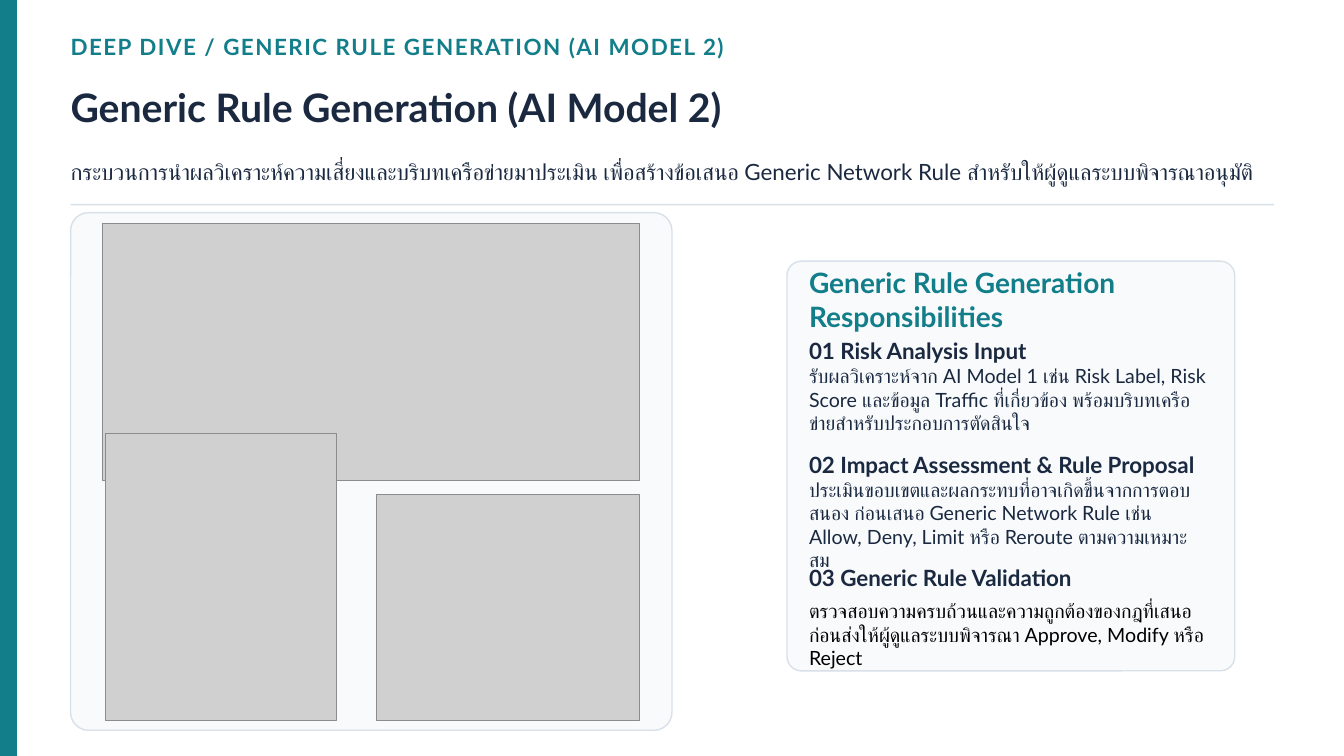
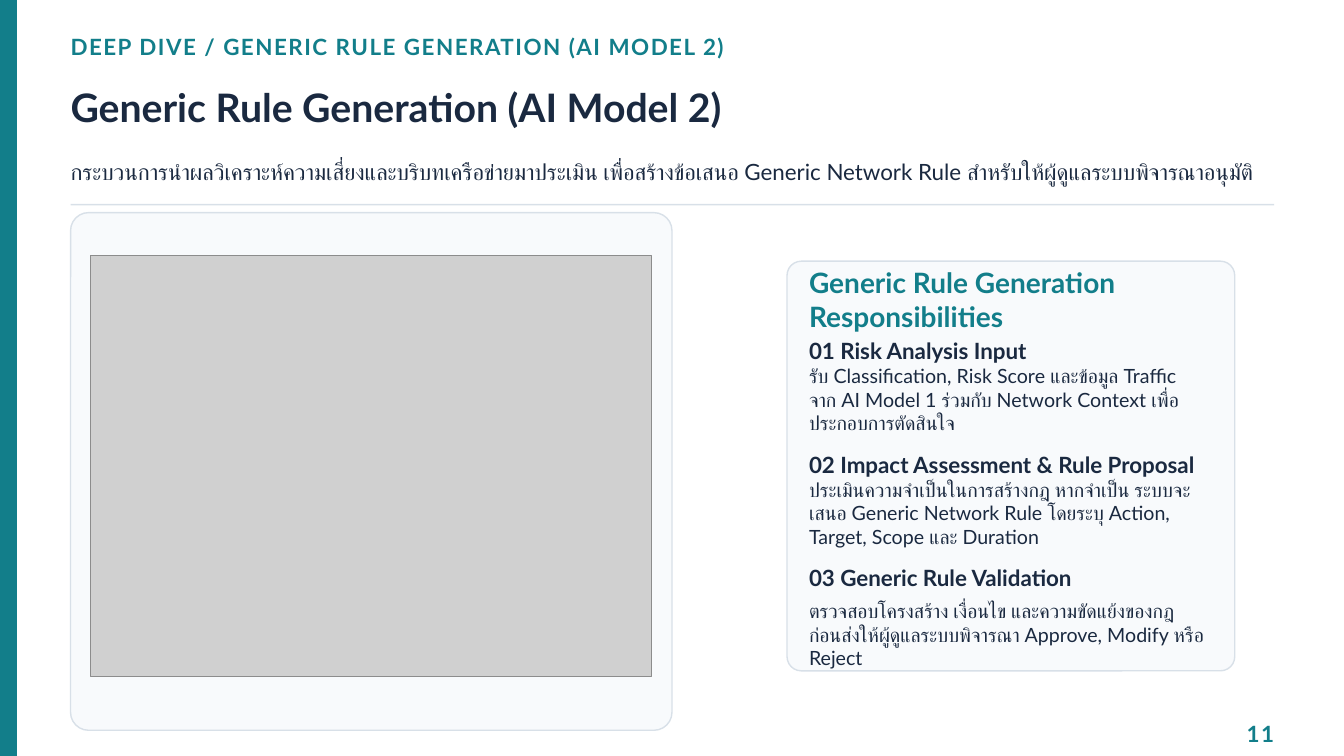
Before and after one commit to Jesadaphoukrongthong/Hybrid-Network-Monitoring-and-Policy-Orchestration-Framework, a slide deck: slide 12 of docs/paper/Hybrid_Framework_Presentation.pptx (slide 11 before the commit). Drawn at 1344x756 pixels with LibreOffice and Linux fonts; fonts in the diff are those of the drawing; grey boxes stand for pictures. Boxes give left, top, right and bottom in pixels: in the first picture for what was removed or moved away, otherwise in the second. Text is boxed around its words. In the diff, an @@ line names an element or a change of style, - is before the commit and + after.

```diff
--- a/docs/paper/Hybrid_Framework_Presentation.pptx
+++ b/docs/paper/Hybrid_Framework_Presentation.pptx
@@ picture removed at [103, 223, 640, 481] @@
@@ picture added at [91, 256, 652, 678] @@
@@ text at [809, 368, 1179, 430]: text changed @@
-รับผลวิเคราะห์จาก AI Model 1 เช่น Risk Label, Risk Score และข้อมูล Traffic ที่เกี่ยวข้อง พร้อมบริบทเครือข่ายสำหรับประกอบการตัดสินใจ
+รับ Classification, Risk Score และข้อมูล Traffic จาก AI Model 1 ร่วมกับ Network Context เพื่อประกอบการตัดสินใจ
@@ picture removed at [105, 434, 337, 721] @@
@@ picture removed at [377, 494, 640, 720] @@
@@ text at [809, 482, 1170, 548]: text changed @@
-ประเมินขอบเขตและผลกระทบที่อาจเกิดขึ้นจากการตอบสนอง ก่อนเสนอ Generic Network Rule เช่น Allow, Deny, Limit หรือ Reroute ตามความเหมาะสม
+ประเมินความจำเป็นในการสร้างกฎ หากจำเป็น ระบบจะเสนอ Generic Network Rule โดยระบุ Action, Target, Scope และ Duration
@@ text at [809, 603, 1204, 669]: text changed; text colour #000000 to #1A2940 @@
-ตรวจสอบความครบถ้วนและความถูกต้องของกฎที่เสนอ ก่อนส่งให้ผู้ดูแลระบบพิจารณา Approve, Modify หรือ Reject
+ตรวจสอบโครงสร้าง เงื่อนไข และความขัดแย้งของกฎ ก่อนส่งให้ผู้ดูแลระบบพิจารณา Approve, Modify หรือ Reject
@@ text added at [1247, 725, 1274, 742], 16 pt, text #127E8A, bold @@
+11
```
Also in this commit, not shown: 12 other slides changed, 4 slides added, 8 slides removed, 6 other files.
